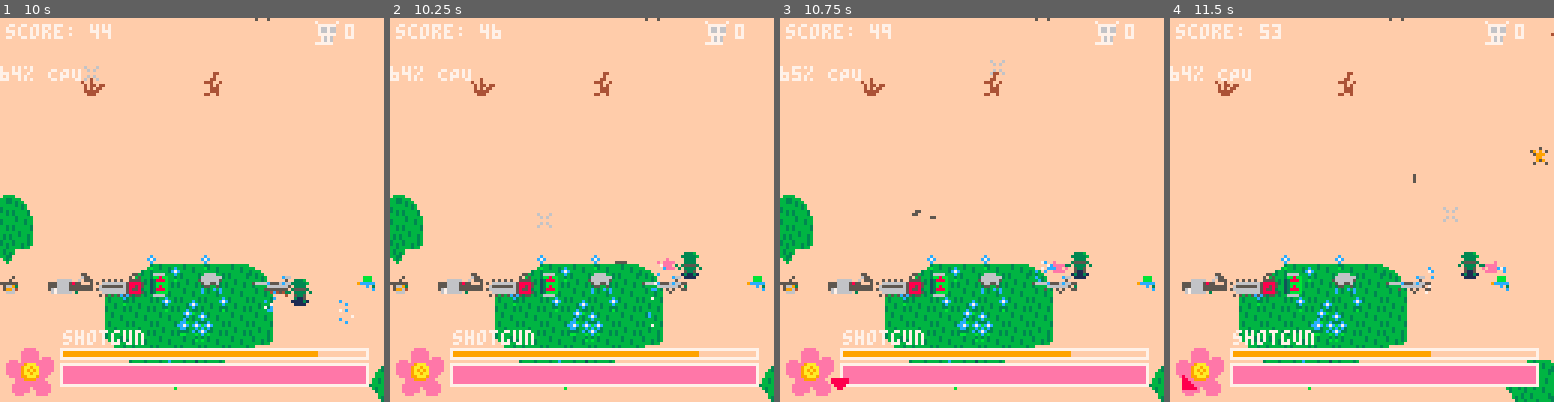
Above: before the commit, frames 1-4 (left to right).
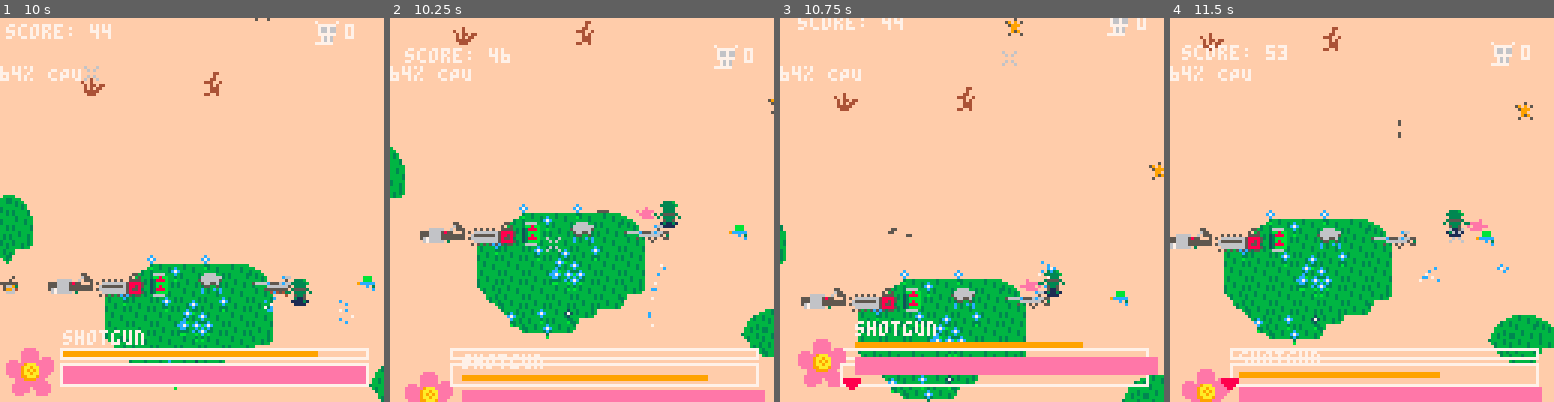
Above: after the commit, the same moments.

Repository: samboyer/ld46
Game: PICO-8 cartridge ld46.p8
Same seed, same stepped clock (60 frames per second), same inputs: the game is played once before the commit and once after it.
Inputs (mouse positions are in pixels of both pictures, inside the frame that each line leads up to):
- Up to frame 1 (10 s): tap X (X key) at 0.33, 1.07, 1.85, 2.97, 4.08, 5.2, 6.32, 7.43, 8.55, 9.67 s; click (280, 121) at 0.67 s; tap O (Z key) at 0.7, 1.7, 2.1, 2.5, 2.9, 3.3, 3.7, 4.1, 4.5, 4.9, 5.3, 5.7, 6.1, 6.5, 6.9, 7.3, 7.7, 8.1, 8.5, 8.9, 9.3, 9.7 s; click (46, 267) at 1.22 s; hold Right 1.6-2.1 s; click (107, 114) at 1.77 s; hold Up 2.15-2.42 s; click (172, 259) at 2.32 s; hold Right 2.47-3.03 s; click (234, 106) at 2.87 s; hold Left 3.08-3.58 s; click (295, 256) at 3.42 s; hold Down 3.63-3.97 s; click (61, 102) at 3.97 s; hold Right 4.02-4.68 s; click (122, 248) at 4.52 s; hold Up 4.73-5.03 s; click (184, 94) at 5.07 s; hold Left 5.08-5.68 s; click (249, 244) at 5.62 s; hold Down 5.73-6.03 s; hold Right 6.08-6.58 s; click (311, 90) at 6.17 s; hold Right 6.63-7.13 s; click (76, 236) at 6.72 s; hold Up 7.18-7.45 s; click (138, 83) at 7.27 s; hold Right 7.5-8.07 s; click (199, 229) at 7.82 s; hold Left 8.12-8.62 s; click (264, 79) at 8.37 s; hold Down 8.67-9 s; click (326, 225) at 8.92 s; hold Right 9.05-9.72 s; click (88, 71) at 9.47 s; hold Up from 9.77 s (still down)
- Up to frame 2 (10.25 s): click (543, 217) at 10.02 s; release Up at 10.07 s; tap O (Z key) at 10.1 s; hold Left from 10.12 s (still down)
- Up to frame 3 (10.75 s): tap O (Z key) at 10.5 s; click (995, 64) at 10.57 s; release Left at 10.72 s
- Up to frame 4 (11.5 s): hold Down 10.77-11.07 s; tap X (X key) at 10.78 s; tap O (Z key) at 10.9, 11.3 s; click (1450, 213) at 11.12 s; hold Right from 11.12 s (still down)

Frame 1 is identical in both runs. In frame 2, 28% of the frame differs, in the area x 0-100%, y 0-100%; in frame 3, 20%; in frame 4, 27%.

Commit message:
damage fix

Diff:
--- a/ld46.p8
+++ b/ld46.p8
@@ -404,7 +404,7 @@
       sprite = 77,
       damage = 5,
       lifetime = 240,
-      shake = 5,
+      shake = 200,
       cooldown = 20,
       splash_radius = 0,
       sniper=true
@@ -418,9 +418,9 @@
       name = "shotgun", --shotgun
       sprites = 1,
       sprite = 76,
-      damage = 5,
+      damage = 35,
       lifetime = 240,
-      shake = 5,
+      shake = 30,
       cooldown = 20,
       splash_radius = 0,
       bulletspershot = 3
@@ -660,10 +660,10 @@
   player.weapon = player.weapon or player.default_weapon
 
   player.weapon_cooldown = max(player.weapon_cooldown - 1, 0)
-  melee = player.weapon.melee
+  local melee = player.weapon.melee
   if (melee == nil) melee = false
   if (not melee and stunnedframes==0 and not isintro and lmbdown and player.weapon_cooldown == 0 and wateranimframes==0) then
-    add_bullet()
+    shoot_bullet()
     player.weapon_cooldown = player.weapon.cooldown
   end
 
@@ -912,67 +912,70 @@
   screen_shake = 10 --yaas
 end
 
-function add_bullet()
-  local n = player.weapon.bulletspershot or 1
-  dx = mousex + screenx - weapontipx
-  dy = mousey + screeny - weapontipy
-  mag = magnitude(dx,dy) * bulletspeed
-  dx /= mag
-  dy /= mag
-  if (player.dx > 0 or player.dy > 0) then
-    pmag = magnitude(player.dx, player.dy)
-    dot = dx*(player.dx/pmag) + dy*(player.dy/pmag)
-    if (dx*player.dx < 0) dot = 0
-    if (dy*player.dy < 0) dot = 0
-    dx += dx*dot
-    dy += dy*dot
-  end
-  flip_x = false
-  flip_y = false
-  if player.weapon.bullet_sprite == nil then
-    sprite_base = player.default_weapon.bullet_sprite
-    animated = player.default_weapon.bullet_animated
+function shoot_bullet()
+  if player.weapon.sniper then
+    --TODO LINE TEST
   else
-    sprite_base = player.weapon.bullet_sprite
-    animated = player.weapon.bullet_animated or false
-  end
-
-  if abs(dx)>abs(dy) then
-    if dx<0 then
-      flip_x = true
-    end
-  else
-    sprite_base += (animated and 2 or 1)
-    if dy>0 then
-      flip_y = true
-      --sprite_base += 2--(animated and 2 or 1)
-    end
-  end
-  local b
-  for i=1,n do
-    b = {
-      x = weapontipx-4, --for sprite centering
-      y = weapontipy-4,
-      dx = dx * (n>1 and 1+rnd(1)/4 or 1),--for scattering
-      dy = dy * (n>1 and 1+rnd(1)/4 or 1),
-      sprite_base = sprite_base,
-      sprite = sprite_base,
-      animated = animated,
-      flip_x = flip_x,
-      flip_y = flip_y,
-      damage = player.weapon.damage,
-      life = bulletlife,
-      dead = false,
-      particles = player.weapon.particles,
-      splash_radius = player.weapon.splash_radius,
-    }
-    add(bullets, b)
+    local n = player.weapon.bulletspershot or 1
+    dx = mousex + screenx - weapontipx
+    dy = mousey + screeny - weapontipy
+    mag = magnitude(dx,dy) * bulletspeed
+    dx /= mag
+    dy /= mag
+    if (player.dx > 0 or player.dy > 0) then
+      pmag = magnitude(player.dx, player.dy)
+      dot = dx*(player.dx/pmag) + dy*(player.dy/pmag)
+      if (dx*player.dx < 0) dot = 0
+      if (dy*player.dy < 0) dot = 0
+      dx += dx*dot
+      dy += dy*dot
+    end
+    flip_x = false
+    flip_y = false
+    if player.weapon.bullet_sprite == nil then
+      sprite_base = player.default_weapon.bullet_sprite
+      animated = player.default_weapon.bullet_animated
+    else
+      sprite_base = player.weapon.bullet_sprite
+      animated = player.weapon.bullet_animated or false
+    end
+
+    if abs(dx)>abs(dy) then
+      if dx<0 then
+        flip_x = true
+      end
+    else
+      sprite_base += (animated and 2 or 1)
+      if dy>0 then
+        flip_y = true
+        --sprite_base += 2--(animated and 2 or 1)
+      end
+    end
+    for i=1,n do
+      local b = {
+        x = weapontipx-4, --for sprite centering
+        y = weapontipy-4,
+        dx = dx * (n>1 and 1+rnd(1)/4 or 1),--for scattering
+        dy = dy * (n>1 and 1+rnd(1)/4 or 1),
+        sprite_base = sprite_base,
+        sprite = sprite_base,
+        animated = animated,
+        flip_x = flip_x,
+        flip_y = flip_y,
+        damage = player.weapon.damage,
+        life = bulletlife,
+        dead = false,
+        particles = player.weapon.particles,
+        splash_radius = player.weapon.splash_radius,
+      }
+      add(bullets, b)
+    end
   end
 
   sfx(0, -1)
   random_effect_text(shoot_texts, 0.05)
   screen_shake = player.weapon.shake
-  if(player.weapon.particles) oneshot_splash(b.x,b.y, b.particles, false)
+  if(player.weapon.particles) oneshot_splash(weapontipx-4,weapontipy-4, player.weapon.particles, false)
 end
 
 kill_sfx_this_frame = false
@@ -1104,7 +1107,7 @@
           end
         end
       end
-      e.dead = false -- TODO BULLET CHECK? MAYBE PER BULLET
+      e.dead = false
     else
       deadenemy = e
     end
@@ -1386,6 +1389,13 @@
     end
   end
   draw_object(player, true)
+
+  if player.weapon.sniper then
+    dx = mousex - weapontipx + screenx
+    dy = mousey - weapontipy + screeny
+    x0, y0 = world_to_screen_coords(weapontipx, weapontipy)
+    line(x0, y0,  8)
+  end
 
   --weapon
   weaponsprite = (player.weapon.sprites == nil) and player.weapon.sprite or nil
